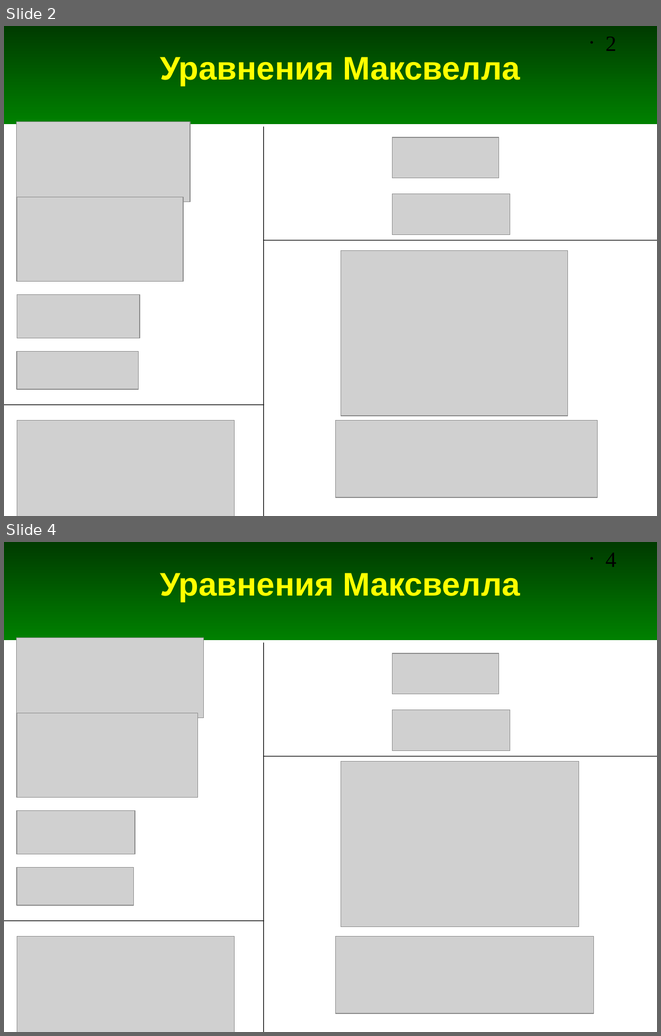
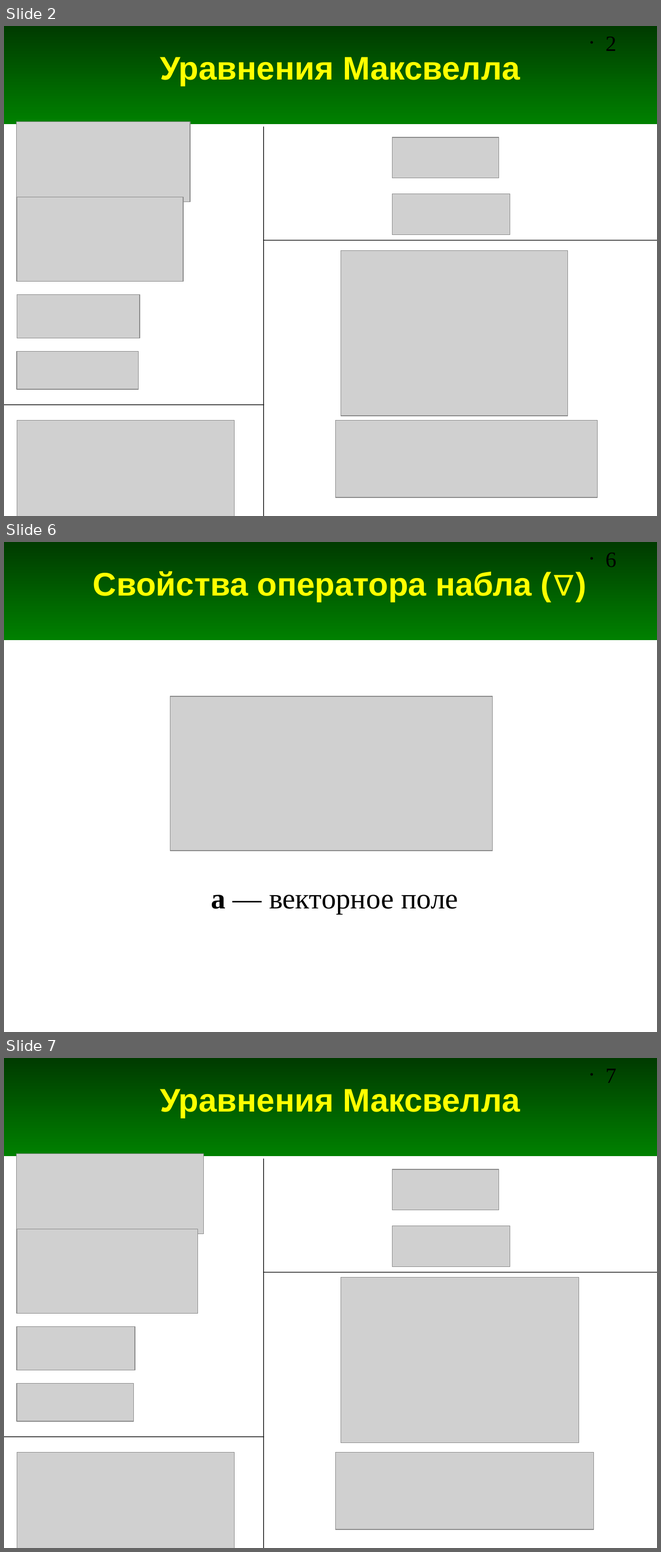
Before and after one commit to andris0147sv/modelling, a slide deck: FDTD.odp. Shown one above the other, each under a label of ours: slides 2 and 4 before the commit, slides 2, 6 and 7 after it; the slides between them are not shown. The pictures are 661x1036 and 661x1552 pixels, drawn with LibreOffice and Linux fonts; fonts in the diff are those of the drawing; grey boxes stand for pictures. Boxes give left, top, right and bottom in pixels: in the first picture for what was removed or moved away, otherwise in the second. Text is boxed around its words. In the diff, an @@ line names an element or a change of style, - is before the commit and + after.

Commit message:
Добавлены слайды про оператор набла и про волновое уравнение

```diff
--- a/FDTD.odp
+++ b/FDTD.odp
@@ slide 6 added at (4, 542, 657, 1032), background #FFFFFF; not listed: 2 template elements that a slide beside it also shows @@
@@ title added at (93, 571, 531, 602), 36 pt, text #FFFF00, bold @@
+Свойства оператора набла (∇)
@@ picture added at (170, 696, 493, 850) @@
@@ text added at (211, 894, 458, 914), 32 pt, text #000000 @@
+a — векторное поле
@@ what was slide 4 is now slide 7 @@
@@ page number at (606, 1069, 617, 1083): text changed @@
-• 4
+• 7
```
Also in this commit, not shown: 2 slides changed, 6 other slides added, 1 slide removed.
